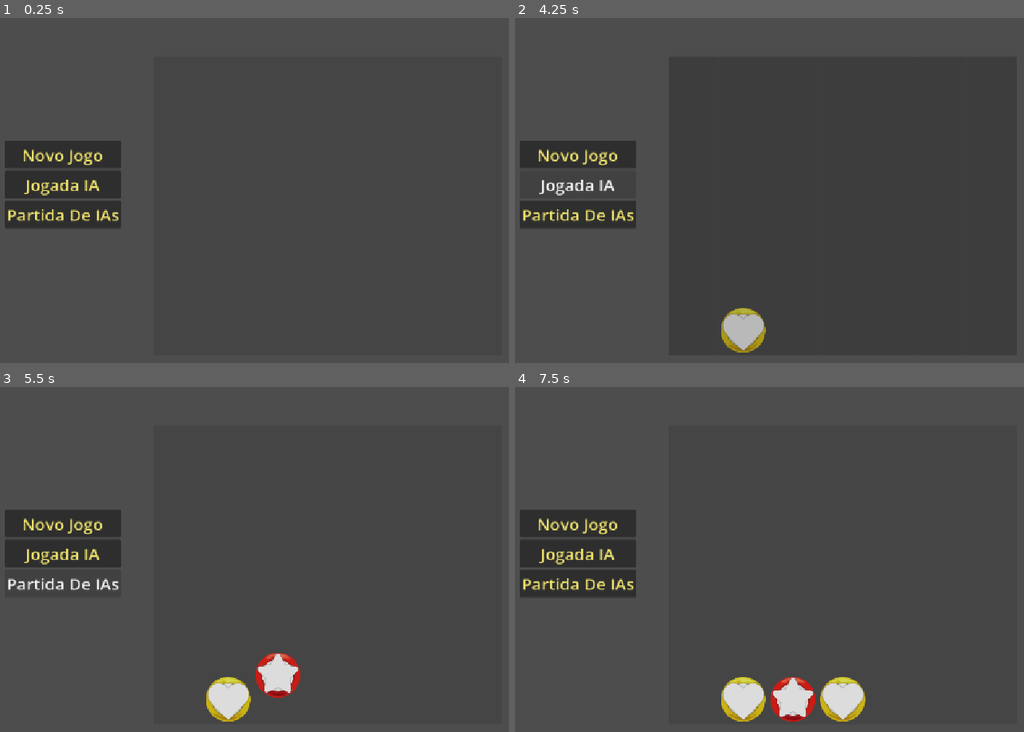
Above: before the commit, frames 1-4 (two rows, left to right).
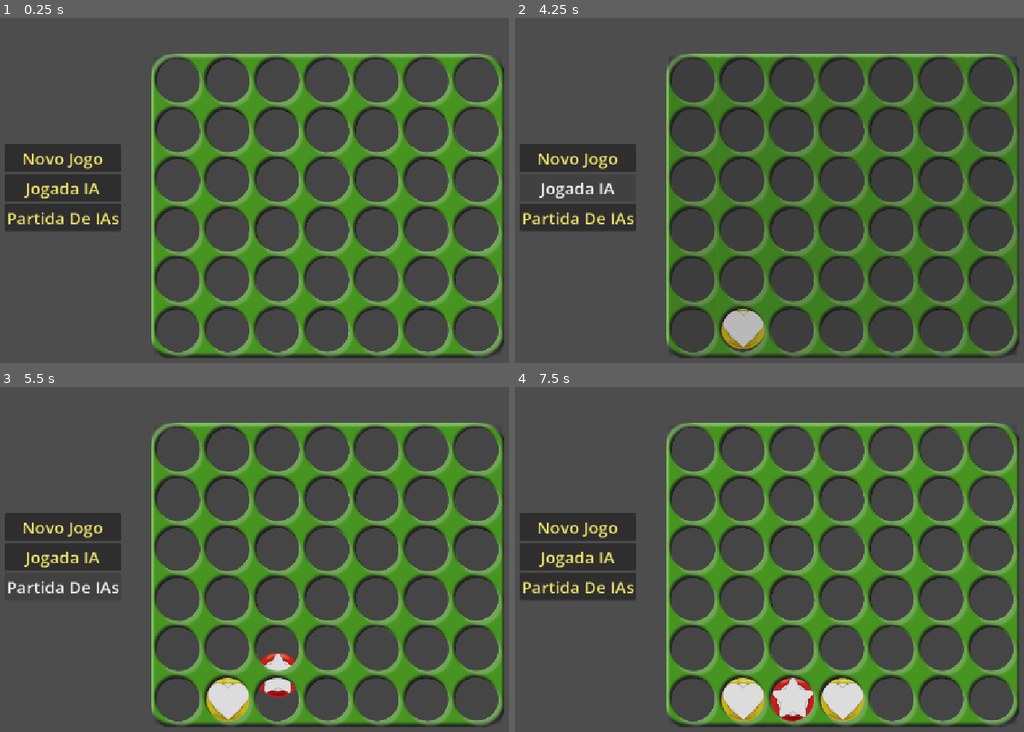
Above: after the commit, the same moments.

Repository: Guilherme-C-Ferrari/Connect-4
Game: Godot game, scene res://Cenas/Connect-4.tscn
Two runs of this game, one before a commit and one after it. Both use one fixed random seed, a clock stepped at 60 frames per second and the inputs below.
Inputs (mouse positions are in pixels of both pictures, inside the frame that each line leads up to):
- Up to frame 1 (0.25 s): no input
- Up to frame 2 (4.25 s): click "Novo Jogo" at 0.5 s; click (693, 204) at 1.25 s; click "Novo Jogo" at 2 s; click (744, 204) at 2.75 s; click "Jogada IA" at 3.5 s
- Up to frame 3 (5.5 s): click (279, 573) at 4.25 s; click "Partida De IAs" at 5 s
- Up to frame 4 (7.5 s): click (840, 573) at 5.75 s; click "Jogada IA" at 6.5 s; click (891, 573) at 7.25 s

The runs differ from the first frame. In frame 1, 28% of the frame differs, in the area x 0-100%, y 10-99%; in frame 2, 27%; in frame 3, 28%; in frame 4, 28%.

Commit message:
Jogo funcional

Diff:
--- a/Cenas/menu.tscn
+++ b/Cenas/menu.tscn
@@ -49,6 +49,6 @@
 [node name="LabelPrincipal" type="Label" parent="MarginContainer/VBoxContainer" unique_id=607639723]
 unique_name_in_owner = true
 layout_mode = 2
-theme_override_font_sizes/font_size = 30
+theme_override_font_sizes/font_size = 22
 horizontal_alignment = 1
 vertical_alignment = 1
--- a/Cenas/tabuleiro_fisico.tscn
+++ b/Cenas/tabuleiro_fisico.tscn
@@ -78,8 +78,7 @@
 position = Vector2(650, 50)
 
 [node name="Sprite2D" type="Sprite2D" parent="." unique_id=1278662922]
-visible = false
-position = Vector2(350, 301)
+position = Vector2(350, 300)
 texture = ExtResource("4_16aq4")
 
 [node name="HBoxContainer" type="HBoxContainer" parent="." unique_id=1408727474]
--- a/Scripts/ColunaSlots.gd
+++ b/Scripts/ColunaSlots.gd
@@ -13,8 +13,13 @@
 	if body is RigidBody2D:
 		if body.freeze:
 			return
+
+		var tween = get_tree().create_tween()
+		tween.set_trans(Tween.TRANS_BOUNCE)
+		tween.set_ease(Tween.EASE_OUT)
+
 		body.set_deferred("freeze", true)
-		body.set_deferred("global_position", area.global_position)
+		tween.tween_property(body, "global_position", area.global_position, 0.5)
 
 		var shape = area.get_node("CollisionShape2D")
 		shape.set_deferred("disabled", true)
--- a/Scripts/Connect_4.gd
+++ b/Scripts/Connect_4.gd
@@ -21,6 +21,7 @@
 	var jogador = jogo.jogador_atual()
 	if jogar(coluna, jogador):
 		criar_ficha_fisica(coluna, jogador)
+		avaliar_final(jogador)
 	else:
 		habilitar_botoes()
 	for linha in jogo.tabuleiro:
@@ -41,11 +42,6 @@
 
 func jogar(movimento: int, jogador: String) -> bool:
 	if jogo.jogada(movimento):
-		var avaliacao: float = jogo.avaliar()
-		if avaliacao != 0.5:
-			fim_jogo(jogador + " venceu!")
-		elif jogo.empate():
-			fim_jogo("EMPATOU")
 		return true
 	else:
 		return false
@@ -54,11 +50,24 @@
 	# Implementar
 	pass
 
+func avaliar_final(jogador: String) -> void:
+	var avaliacao: float = jogo.avaliar()
+	if avaliacao != 0.5:
+		if avaliacao == 100 or avaliacao == -100:
+			if jogador == "A":
+				fim_jogo("Amarelo Venceu!")
+			elif jogador == "V":
+				fim_jogo("Vermelho Venceu!")
+	elif jogo.empate():
+		fim_jogo("EMPATOU")
+
 func fim_jogo(resultado: String) -> void:
 	label_resultado.text = resultado
 	desabilitar_botoes()
 
 func habilitar_botoes() -> void:
+	if label_resultado.text != "":
+		return
 	for i in range(botoes.size()):
 		var botao = botoes[i]
 		if jogo.valida_jogada(i):
--- a/Scripts/TabuleiroLogico.gd
+++ b/Scripts/TabuleiroLogico.gd
@@ -30,19 +30,24 @@
 
 func avaliar() -> float:
 	var eval: float = 0.5
-	pass
-	#for i in range(LINHAS):
-		#for j in range(COLUNAS):
-			#if i < 3 and j < 4:
-				#if self.tabuleiro[i][j] == self.tabuleiro[i][(j+1)] and self.tabuleiro[i][(j+1)] == self.tabuleiro[i][(j+2)]  self.tabuleiro[i][(j+3)] and self.tabuleiro[i][(j)] != SEM_JOGADA:
-					#eval = 100 if self.tabuleiro[i][j] == self.jogador else -100
-				#if self.tabuleiro[i][j] == self.tabuleiro[(i+1)][j] == self.tabuleiro[(i+2)][j] == self.tabuleiro[(i+3)][j] and self.tabuleiro[i][(j)] != SEM_JOGADA:
-					#eval = 100 if self.tabuleiro[i][j] == self.jogador else -100
-				#if self.tabuleiro[i][j] == self.tabuleiro[(i+1)][j+1] == self.tabuleiro[(i+2)][j+2] == self.tabuleiro[(i+3)][j+3] and self.tabuleiro[i][(j)] != SEM_JOGADA:
-					#eval = 100 if tabuleiro[i][j] == self.jogador else -100
-			#elif i < 3 and j > 2:
-				#if self.tabuleiro[i][j] == self.tabuleiro[(i+1)][j-1] == self.tabuleiro[(i+2)][j-2] == self.tabuleiro[(i+3)][j-3] and self.tabuleiro[i][(j)] != SEM_JOGADA:
-					#eval = 100 if tabuleiro[i][j] == self.jogador else -100
+	for i in range(LINHAS):
+		for j in range(COLUNAS):
+			if j < 4:
+				if self.tabuleiro[i][j] == self.tabuleiro[i][(j+1)] and self.tabuleiro[i][(j+1)] == self.tabuleiro[i][(j+2)] and self.tabuleiro[i][(j+2)] == self.tabuleiro[i][(j+3)] and self.tabuleiro[i][j] != SEM_JOGADA:
+					eval = 100 if self.tabuleiro[i][j] == self.jogador else -100
+					return eval
+			if i < 3:
+				if self.tabuleiro[i][j] == self.tabuleiro[(i+1)][j] and self.tabuleiro[(i+1)][j] == self.tabuleiro[(i+2)][j] and self.tabuleiro[(i+2)][j] == self.tabuleiro[(i+3)][j] and self.tabuleiro[i][j] != SEM_JOGADA:
+					eval = 100 if self.tabuleiro[i][j] == self.jogador else -100
+					return eval
+				if j < 4:
+					if self.tabuleiro[i][j] == self.tabuleiro[(i+1)][(j+1)] and self.tabuleiro[(i+1)][(j+1)] == self.tabuleiro[(i+2)][(j+2)] and self.tabuleiro[(i+2)][(j+2)] == self.tabuleiro[(i+3)][(j+3)] and self.tabuleiro[i][j] != SEM_JOGADA:
+						eval = 100 if tabuleiro[i][j] == self.jogador else -100
+						return eval
+				if j > 2:
+					if self.tabuleiro[i][j] == self.tabuleiro[(i+1)][(j-1)] and self.tabuleiro[(i+1)][(j-1)] == self.tabuleiro[(i+2)][(j-2)] and self.tabuleiro[(i+2)][(j-2)] == self.tabuleiro[(i+3)][(j-3)] and self.tabuleiro[i][j] != SEM_JOGADA:
+						eval = 100 if tabuleiro[i][j] == self.jogador else -100
+						return eval
 	return eval
 
 func jogador_atual() -> String:
